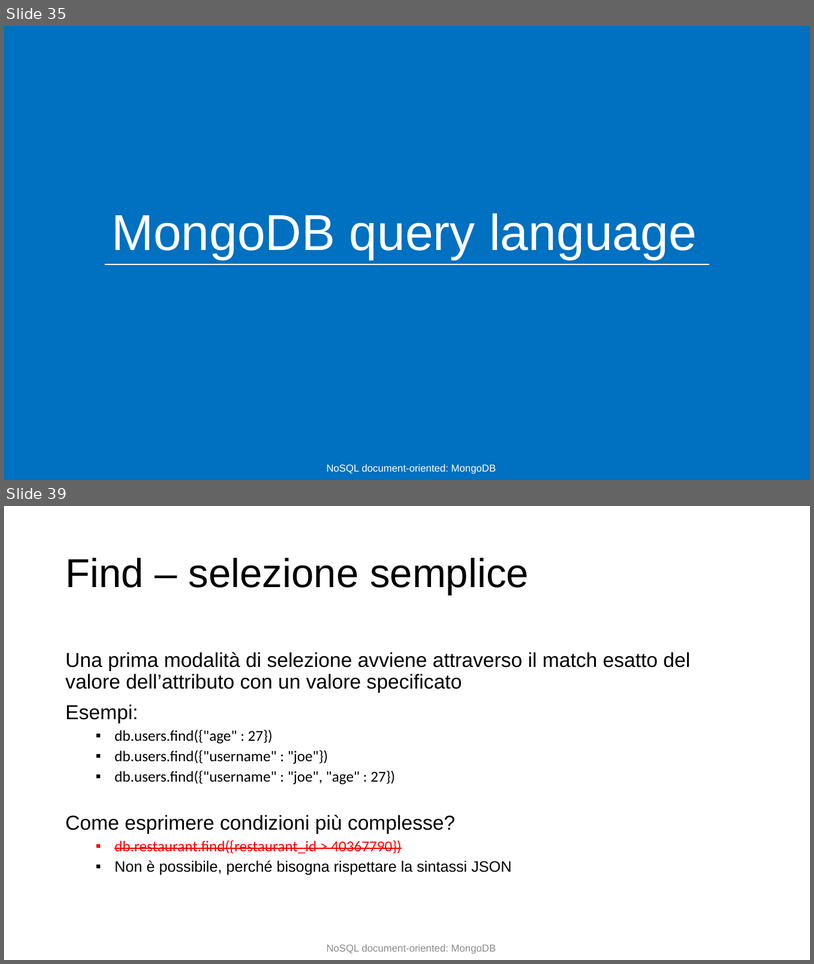
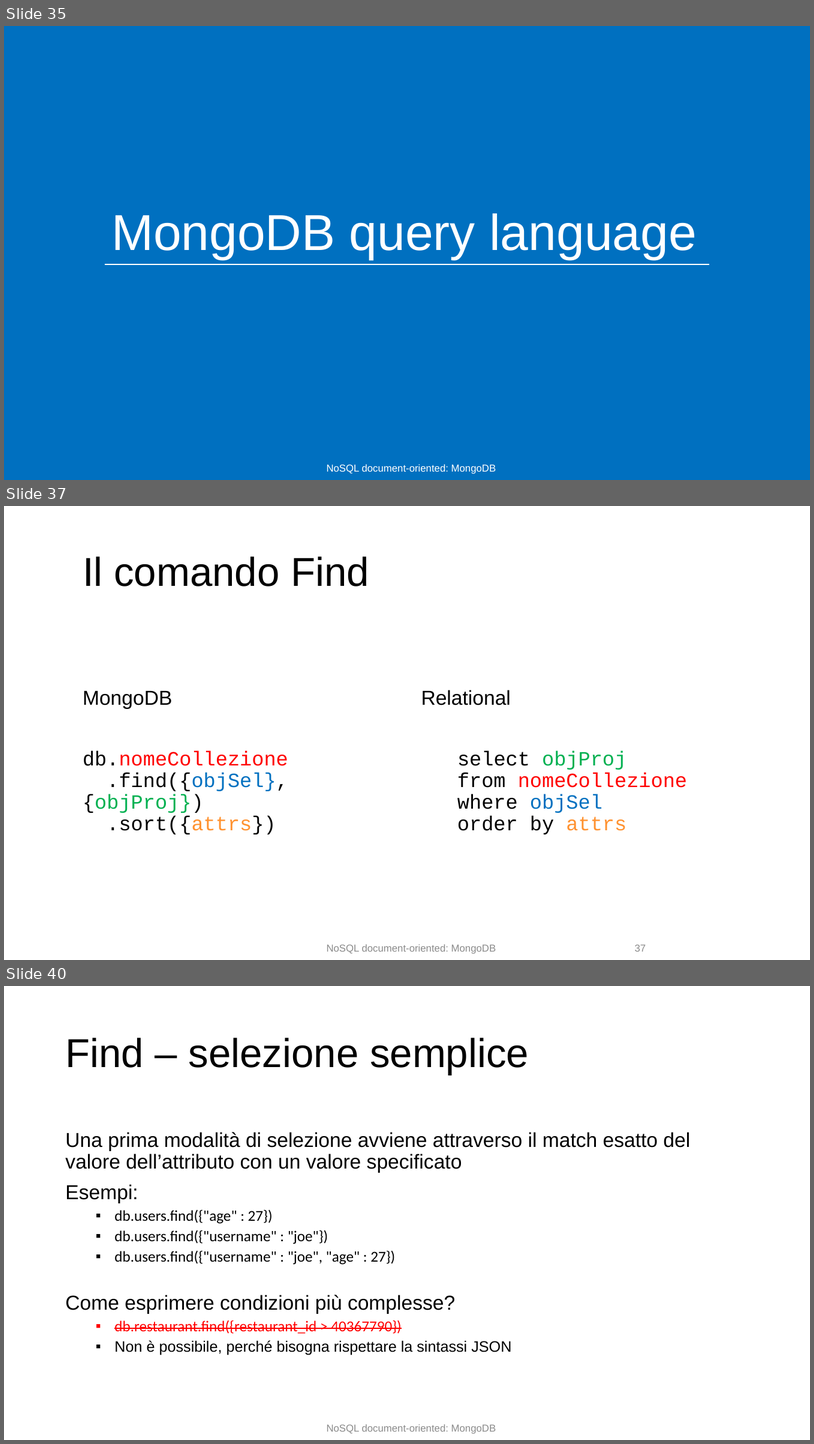
Before and after one commit to w4bo/teaching-seminario-nosql, a slide deck: slides/Document-based db.pptx. Shown one above the other, each under a label of ours: slides 35 and 39 before the commit, slides 35, 37 and 40 after it; the slides between them are not shown. The pictures are 814x964 and 814x1444 pixels, drawn with LibreOffice and Linux fonts; fonts in the diff are those of the drawing. Boxes give left, top, right and bottom in pixels: in the first picture for what was removed or moved away, otherwise in the second. Text is boxed around its words. In the diff, an @@ line names an element or a change of style, - is before the commit and + after.

```diff
--- a/slides/Document-based db.pptx
+++ b/slides/Document-based db.pptx
@@ slide 37 added at [4,506,810,960], background #FFFFFF; not listed: 1 template element that a slide beside it also shows @@
@@ title added at [83,556,369,586], 48 pt, text #000000 @@
+Il comando Find
@@ text added at [83,691,288,834], 24 pt, text #000000 @@
+MongoDB
+db.nomeCollezione
+.find({objSel}, {objProj})
+.sort({attrs})
@@ text added at [422,690,687,834], 24 pt, text #000000 @@
+Relational
+select objProj
+from nomeCollezione
+where objSel
+order by attrs
@@ page number added at [635,944,647,951], 12 pt, text #8C8C8C @@
+37
@@ what was slide 39 is now slide 40 @@
```
Also in this commit, not shown: 16 slides changed, 2 other files.
